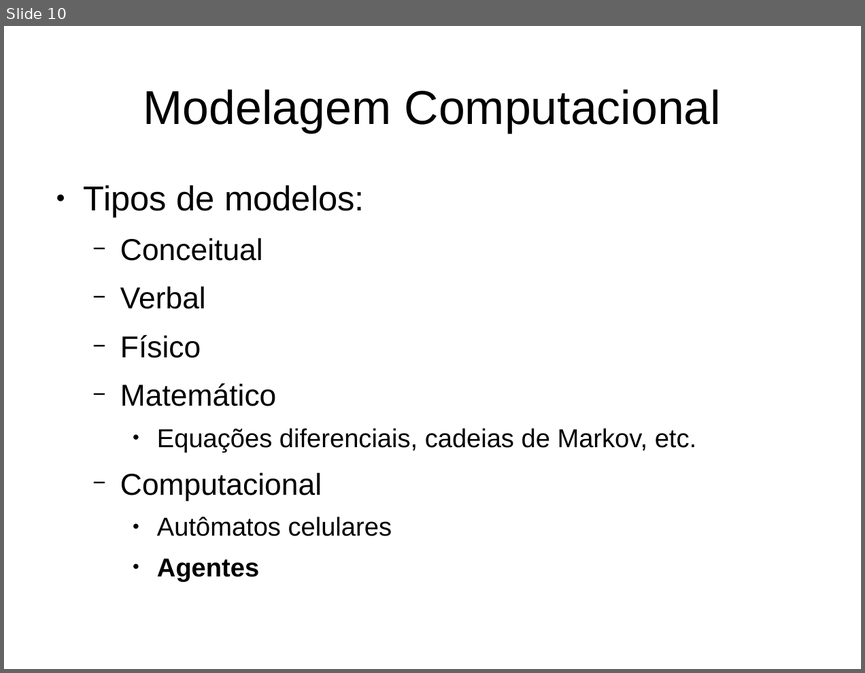
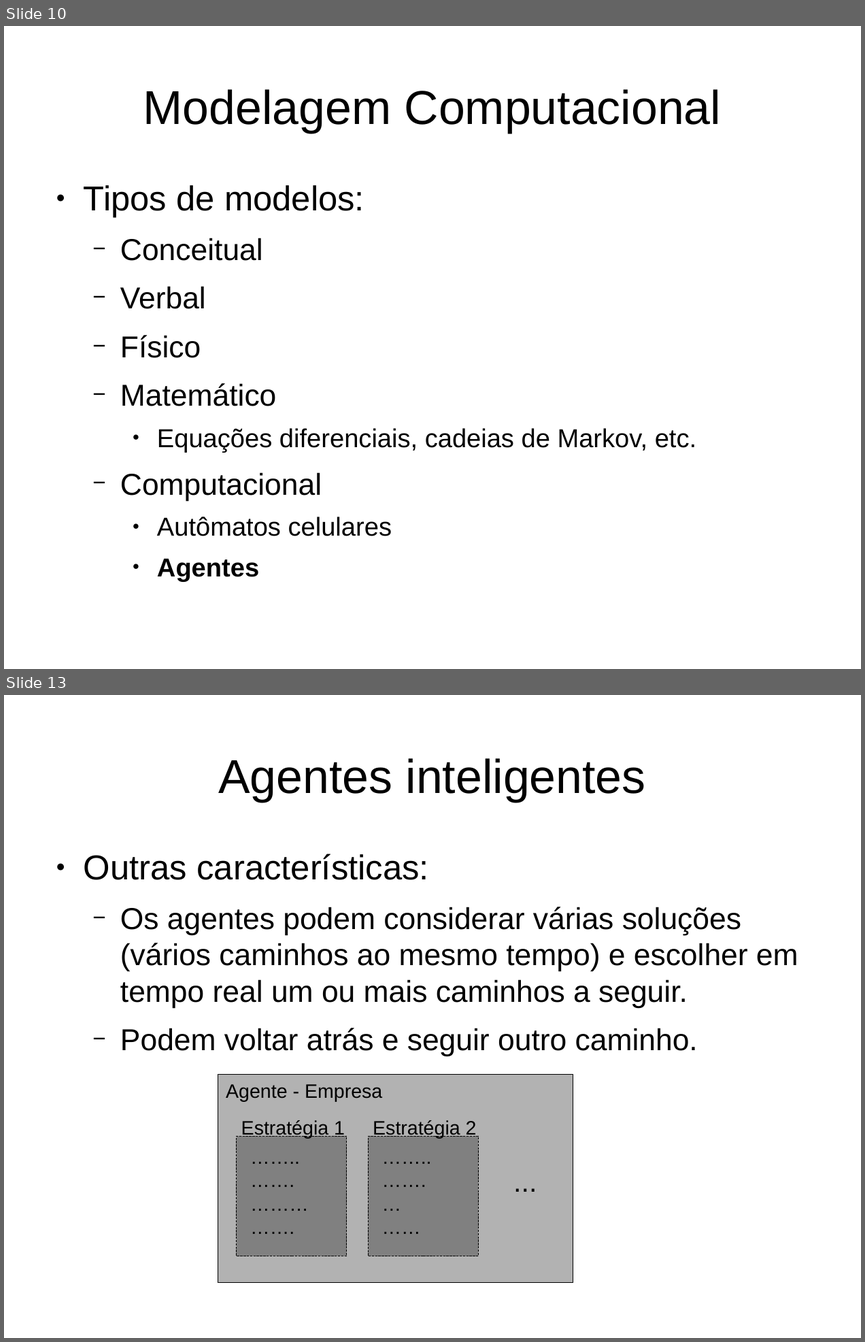
Before and after one commit to alexbprr/agent_modelling, a slide deck: Apresentacao_Marluvas/Marluvas_apresentacao_v2.odp. Shown one above the other, each under a label of ours: slide 10 before the commit, slides 10 and 13 after it; the slides between them are not shown. The pictures are 865x673 and 865x1342 pixels, drawn with LibreOffice and Linux fonts; fonts in the diff are those of the drawing. Boxes give left, top, right and bottom in pixels: in the first picture for what was removed or moved away, otherwise in the second. Text is boxed around its words. In the diff, an @@ line names an element or a change of style, - is before the commit and + after.

```diff
--- a/Apresentacao_Marluvas/Marluvas_apresentacao_v2.odp
+++ b/Apresentacao_Marluvas/Marluvas_apresentacao_v2.odp
@@ slide 13 added at <box>4,695,861,1338</box>, background #FFFFFF @@
@@ title added at <box>218,758,646,802</box>, 44 pt, text #000000 @@
+Agentes inteligentes
@@ text added at <box>84,853,798,1056</box>, 28 pt, text #000000 @@
+● Outras características:
+  − Os agentes podem considerar várias soluções (vários caminhos ao mesmo tempo) e escolher em tempo real um ou mais caminhos a seguir.
+  − Podem voltar atrás e seguir outro caminho.
@@ rectangle added at <box>219,1074,574,1283</box>, fill #B2B2B2, outline #000000 0 pt @@
@@ text added at <box>226,1084,382,1101</box>, 18 pt, text #000000 @@
+Agente - Empresa
@@ text added at <box>241,1120,345,1138</box>, 18 pt, text #000000 @@
+Estratégia 1
@@ text added at <box>373,1120,477,1138</box>, 18 pt, text #000000 @@
+Estratégia 2
@@ rectangle added at <box>237,1136,347,1257</box>, fill #808080, outline #000000 0 pt @@
@@ text added at <box>243,1140,341,1236</box>, 18 pt, text #000000 @@
+……..
+…….
+………
+…….
@@ rectangle added at <box>368,1136,479,1257</box>, fill #808080, outline #000000 0 pt @@
@@ text added at <box>374,1140,472,1236</box>, 18 pt, text #000000 @@
+……..
+…….
+…
+……
@@ text added at <box>507,1160,545,1199</box>, 26 pt, text #000000 @@
+...
```
Also in this commit, not shown: 4 slides changed, 1 other slide added.
